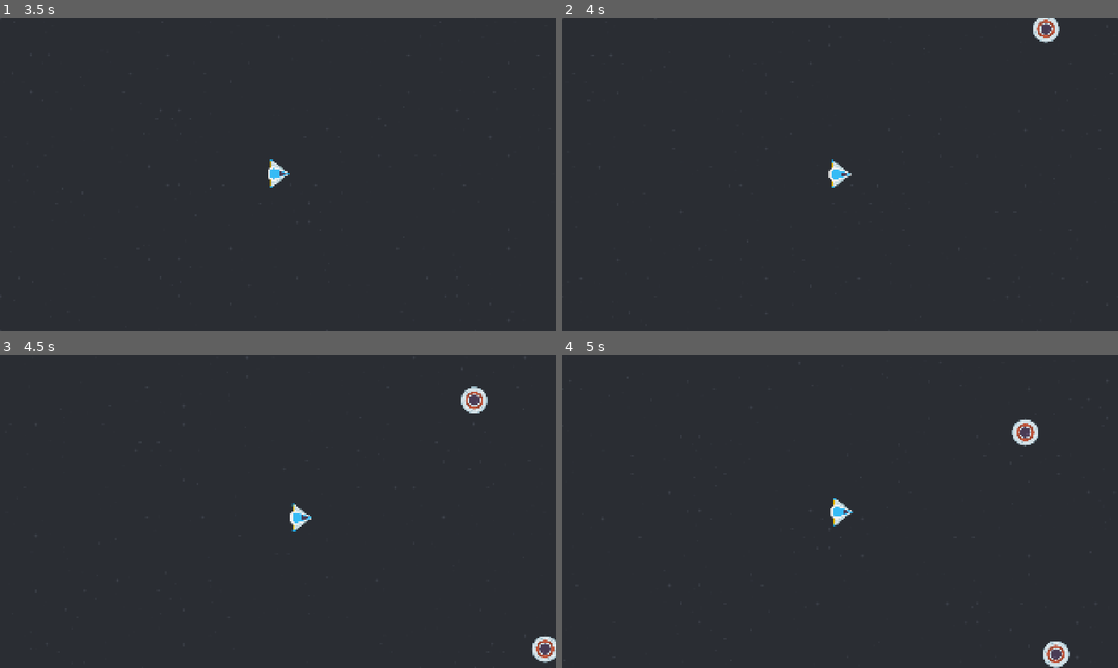
Above: before the commit, frames 1-4 (two rows, left to right).
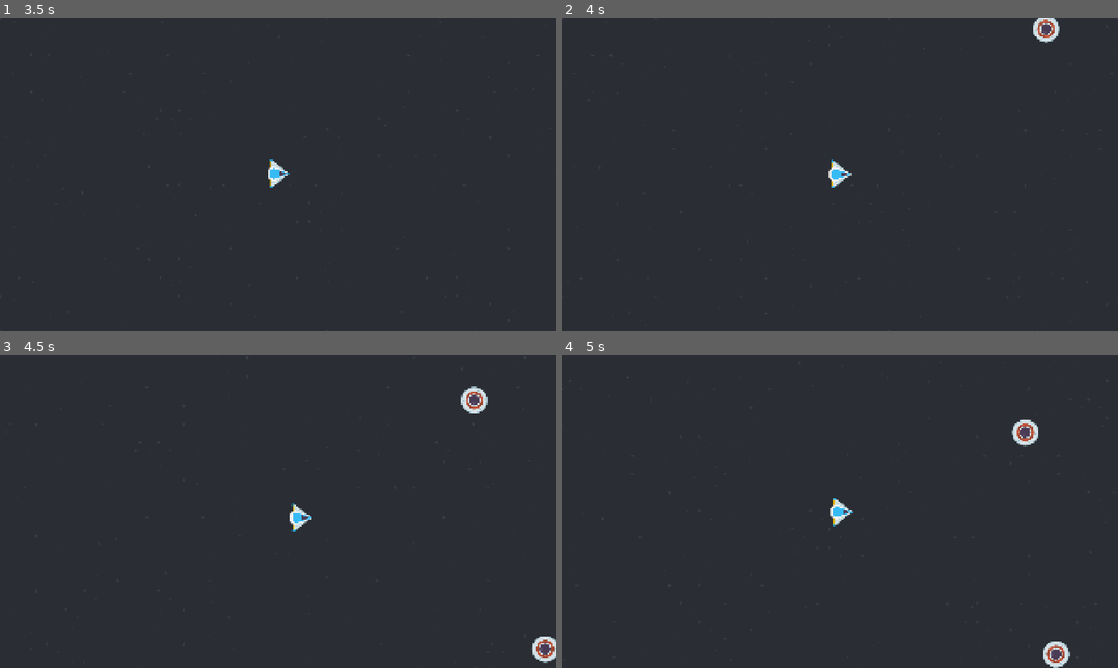
Above: after the commit, the same moments.

Repository: two-sticks-and-a-rock/space-arcade
Game: Godot game, scene res://scenes/main.tscn
Same seed, same stepped clock (60 frames per second), same inputs: the game is played once before the commit and once after it.
Inputs (mouse positions are in pixels of both pictures, inside the frame that each line leads up to):
- Up to frame 1 (3.5 s): tap Enter at 0.5, 2.75 s; move the mouse to (400, 158) at 0.52 s; press the mouse at (400, 158) at 0.53 s; tap Space at 1.25 s; move the mouse to (166, 190) at 1.27 s; release the mouse at (166, 190) at 1.28 s; click (166, 190) at 1.35 s; move the mouse to (333, 105) at 2.02 s; press the mouse at (333, 105) at 2.03 s; move the mouse to (250, 237) at 2.77 s; release the mouse at (250, 237) at 2.78 s; click (250, 237) at 2.85 s
- Up to frame 2 (4 s): move the mouse to (1006, 221) at 3.52 s; press the mouse at (1006, 221) at 3.53 s
- Up to frame 3 (4.5 s): move the mouse to (111, 464) at 4.27 s; release the mouse at (111, 464) at 4.28 s; click (111, 464) at 4.35 s
- Up to frame 4 (5 s): no input

Frame 1 is identical in both runs. In frame 2, less than 0.1% of the frame differs, in the area x 85-90%, y 0-7%; in frame 3, 0.1%, in the area x 83-100%, y 10-99%; in frame 4, 0.1%.

Commit message:
enemies now tail the player

Diff:
--- a/scenes/enemies/enemy.gd
+++ b/scenes/enemies/enemy.gd
@@ -1,5 +1,6 @@
 extends RigidBody2D
 
+@onready var player = get_parent().get_node("%player") as RigidBody2D
 
 # Called when the node enters the scene tree for the first time.
 func _ready():
@@ -9,8 +10,8 @@
 
 
 # Called every frame. 'delta' is the elapsed time since the previous frame.
-func _process(_delta):
-	pass
+func _physics_process(_delta):
+	look_at(player.position)
 
 func _on_visible_on_screen_notifier_2d_screen_exited():
 	queue_free()
--- a/scenes/main.gd
+++ b/scenes/main.gd
@@ -17,17 +17,17 @@
 
 func _on_enemy_timer_timeout():
 	# Create a new instance of the Mob scene.
-	var enemy = enemy_scene.instantiate()
+	var enemy = enemy_scene.instantiate() as RigidBody2D
 
 	# Choose a random location on Path2D.
-	var mob_spawn_location = $player/EnemyPath/EnemySpawnLocation
-	mob_spawn_location.progress_ratio = randf()
+	var enemy_spawn_pos = $player/EnemyPath/EnemySpawnLocation
+	enemy_spawn_pos.progress_ratio = randf()
 
 	# Set the mob's position to the random location.
-	enemy.position = mob_spawn_location.position
+	enemy.position = enemy_spawn_pos.position
 
 	# Set the mob's direction perpendicular to the path direction.
-	var direction = mob_spawn_location.rotation + PI / 2
+	var direction = enemy_spawn_pos.rotation + PI / 2
 
 	# Add some randomness to the direction.
 	direction += randf_range(-PI / 4, PI / 4)
